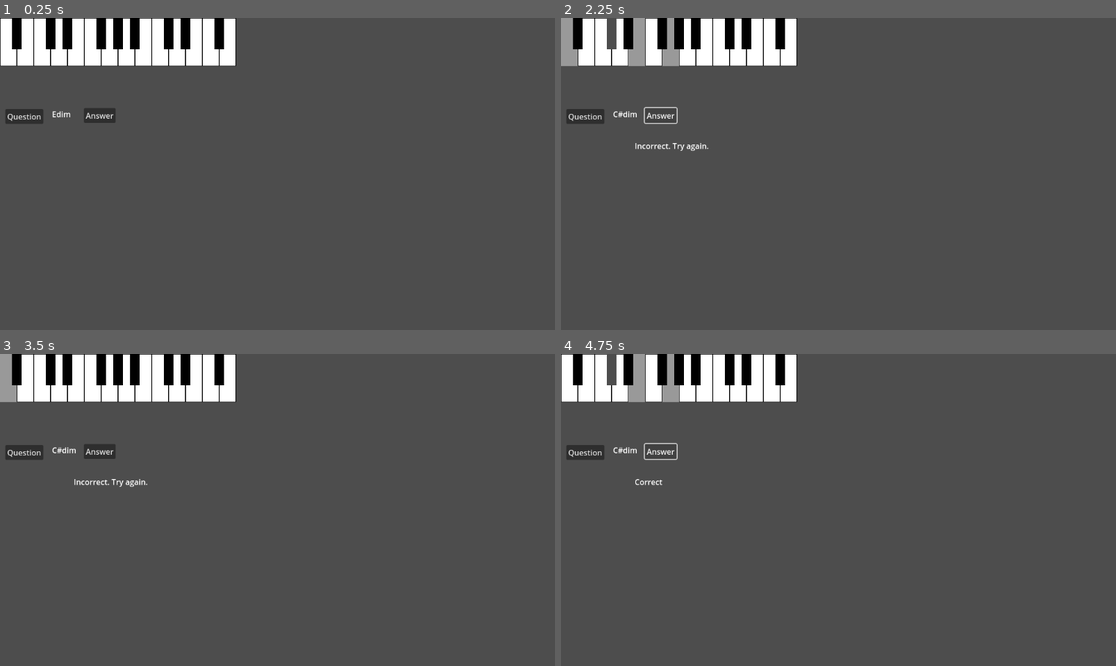
Above: before the commit, frames 1-4 (two rows, left to right).
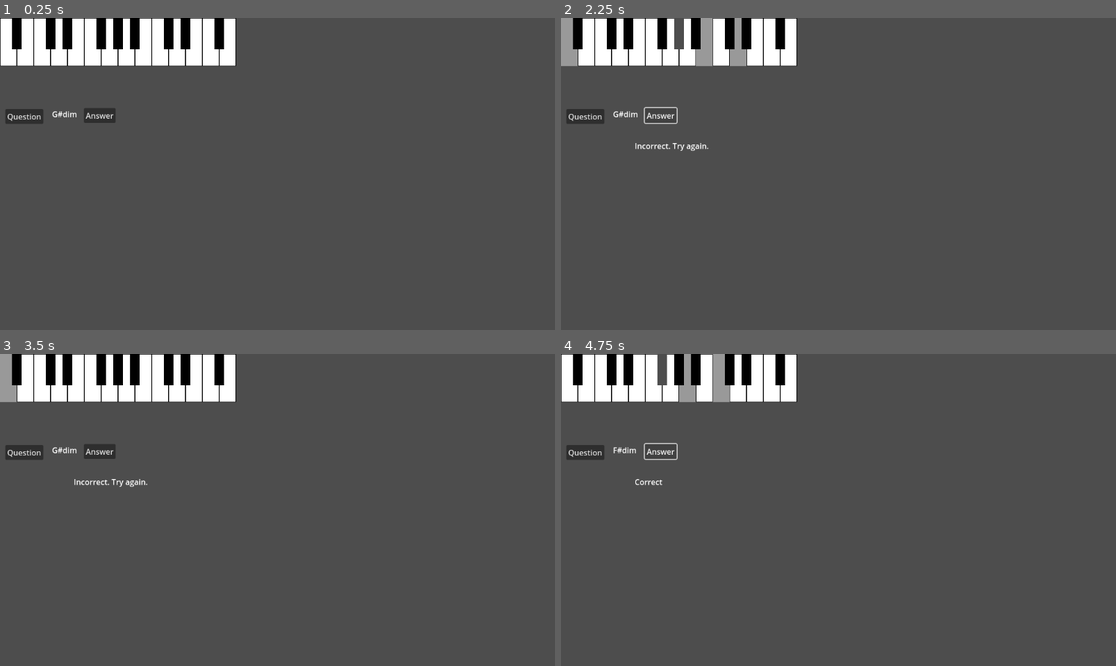
Above: after the commit, the same moments.

Repository: mjXmsdgh/godot_piano
Game: Godot game, scene res://scenes/question_chord_to_notes.tscn
Same seed, same stepped clock (60 frames per second), same inputs: the game is played once before the commit and once after it.
Inputs (mouse positions are in pixels of both pictures, inside the frame that each line leads up to):
- Up to frame 1 (0.25 s): no input
- Up to frame 2 (2.25 s): click "Question" at 0.5 s; click (572, 42) at 1.27 s; click "Answer" at 2 s
- Up to frame 3 (3.5 s): click (11, 378) at 2.77 s
- Up to frame 4 (4.75 s): click "Question" at 3.5 s; click "Answer" at 4.25 s

The runs differ from the first frame. In frame 1, less than 0.1% of the frame differs, in the area x 9-14%, y 29-32%; in frame 2, 1.8%, in the area x 8-34%, y 0-32%; in frame 3, less than 0.1%; in frame 4, 1.8%.

Commit message:
Refactor chord selection logic in question_node.gd
Separated the chord selection logic into a new _select_chord_logic() function. The select_chord() method now handles only UI updates and state changes, improving code clarity and separation of concerns.

Diff:
--- a/godot_piano/scripts/question_node.gd
+++ b/godot_piano/scripts/question_node.gd
@@ -88,24 +88,24 @@
 	question_label.text=str(current_target_chord_name)
 
 # 混在: ロジックとUI更新が混ざっている
-# QuizManager: CodeManagerからコード情報を取得し、内部状態(current_target_chord...)を更新する
-# QuizUI: update_label()を呼び出してUIを更新する
+# QuizManager: コード選択ロジックを呼び出し、UI更新をトリガー
 func select_chord() -> void:
+	var chord_info = _select_chord_logic()
+	current_target_chord_name = chord_info[0]
+	current_target_chord_notes = chord_info[1]["notes"]
+	update_label()
+
+# QuizManager: CodeManagerからコード情報を取得するロジック
+func _select_chord_logic() -> Array:
 
 	# 利用可能なコードの数を取得
-	var num_chords=len(code_manager.chord_data)
+	var num_chords = len(code_manager.chord_data)
 
 	# ランダムなindexを取得
-	var random_number=randi() % num_chords
+	var random_number = randi() % num_chords
 
 	# コードを取得
-	var chord_info=code_manager.get_chord_by_index(random_number)
-
-	current_target_chord_name=chord_info[0]
-	current_target_chord_notes=chord_info[1]["notes"]
-
-	# ラベルを更新
-	update_label()
+	return code_manager.get_chord_by_index(random_number)
 
 # QuizUI: 鍵盤が押された、というイベントを受け取る。ロジックは _handle_key_input に委譲
 func _on_individual_key_pressed(note_name: String) -> void:
